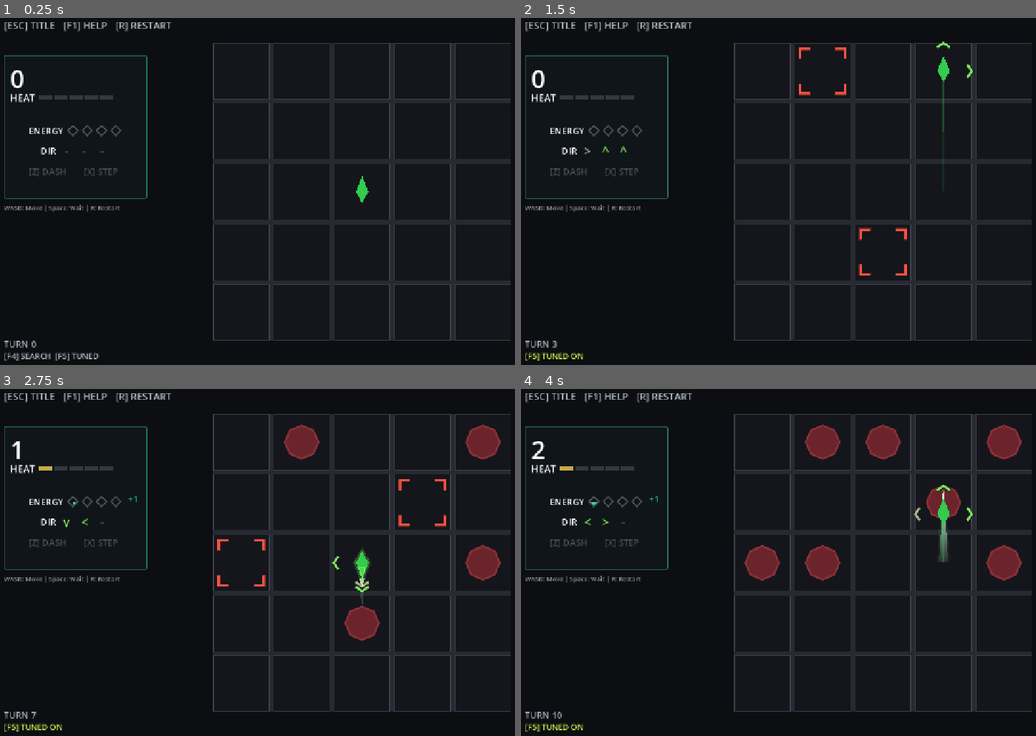
Above: before the commit, frames 1-4 (two rows, left to right).
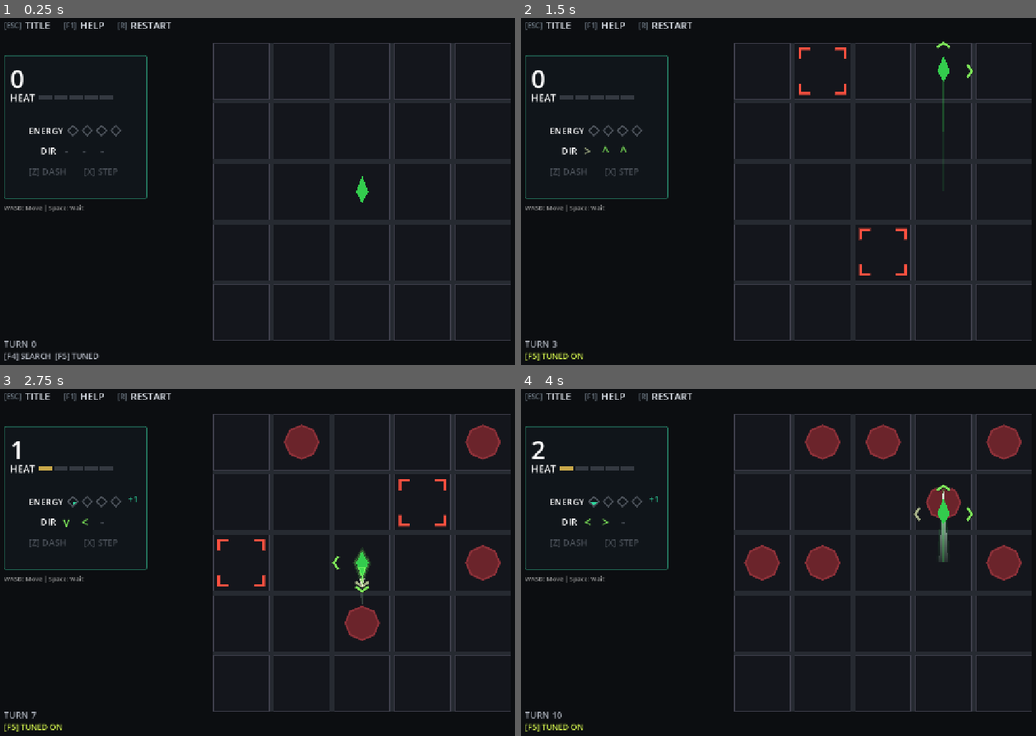
Above: after the commit, the same moments.

Repository: Periodev/DIR_03
Game: Godot game, scene res://scenes/extra_mode/extra_mode.tscn
Two runs of this game, one before a commit and one after it. Both use one fixed random seed, a clock stepped at 60 frames per second and the inputs below. This scene is started directly instead of the project's main scene. Sound files missing from this copy of the repository are replaced by a short silence.
Inputs (mouse positions are in pixels of both pictures, inside the frame that each line leads up to):
- Up to frame 1 (0.25 s): no input
- Up to frame 2 (1.5 s): tap Enter at 0.5 s; move the mouse to (927, 174) at 0.52 s; hold Right (move_right) 0.53-1.28 s; hold X (install_vector) 0.53-1.28 s; click (927, 174) at 0.67 s; tap F5 (reset_level) at 1.25 s; move the mouse to (685, 208) at 1.27 s; hold Down (move_down) from 1.28 s (still down); tap Space (trigger_vector) at 1.35 s
- Up to frame 3 (2.75 s): move the mouse to (339, 482) at 2.02 s; release Down (move_down) at 2.03 s; hold Right (move_right) from 2.03 s (still down); hold Z (undo_command) from 2.03 s (still down)
- Up to frame 4 (4 s): move the mouse to (773, 635) at 2.77 s; release Right (move_right) at 2.78 s; release Z (undo_command) at 2.78 s; hold Up (move_up) 2.78-3.53 s; tap Enter at 2.85 s; click (773, 635) at 2.92 s; move the mouse to (974, 618) at 3.52 s; hold Left (move_left) from 3.53 s (still down); tap Keypad Enter at 3.6 s

The runs differ from the first frame. In frame 1, 0.4% of the frame differs, in the area x 0-34%, y 1-56%; in frame 2, 0.4%; in frame 3, 0.4%; in frame 4, 0.4%.

Commit message:
Align the EXTRA help page to one spine, and separate nav keys from their actions
Help page layout, all of it alignment rather than content:

- Diagrams top-align with their heading instead of centring against the
  copy. Centred, each row's gap depended on how many body lines it had,
  which is what opened the hole under the HEAT heading.
- One left edge for prose. The ability table's cost column is now sized
  from BODY_COLUMN_X, so STEP/DASH detail starts exactly where the
  diagram rows' text does instead of 120px to its left.
- Shared columns inside the diagrams. The before/arrow/after positions
  are named constants and the arrow is one helper, so the three arrows
  line up down the page. The spawn-warning row has a single "before"
  cell, so it is centred in the band the other rows fill with a pair --
  sharing the arrow and result columns matters more than sharing the
  left edge, since the arrow is what the eye tracks.
- Section headings drop to 16px. At the row headings' size the two
  levels competed and the brighter row headings won, inverting the
  hierarchy; as small muted labels they group their rows instead.
- STEP and DASH get more air between them than between their own two
  lines, and their name/cost top-align with the detail's first line.

HUD nav row: built from separate labels rather than one string. As a
single run at one colour and size, "[ESC] TITLE" read as one blurred
token; the key is now smaller and muted so the action word carries the
row. "R: Restart" is dropped from the turn-action hint below, since the
nav row names it permanently.

Also repairs 11 regexes in verify_v11_static.ps1 that had \r?\n written
as real line breaks. Under CRLF that asks for CR CR LF, which never
appears in a source file, so those checks could not pass -- two were
failing outright. The rules they cover were correct; only the checks
were broken. The nav check is rewritten to pin the intent (three
key/action pairs, distinct colours) rather than the old single-string
form.

Verified: Godot parser clean, 194 static checks pass with none failing
(was 191 passing and 2 failing), both EXTRA runtime scripts, 48 Python
tests.

Co-Authored-By: Claude Opus 5 <noreply@anthropic.com>

Diff:
--- a/scripts/extra_mode/HUD.gd
+++ b/scripts/extra_mode/HUD.gd
@@ -13,6 +13,8 @@
 const DIRECTION_EXPIRING_COLOR := Color("#AAB58A")
 const DIRECTION_EMPTY_COLOR := Color("#4A5058")
 const DASH_AVAILABLE_COLOR := Color("#DFFFE9")
+const NAV_KEY_COLOR := Color("#6E7A85")
+const NAV_ACTION_COLOR := Color(0.86, 0.88, 0.91)
 const SIDEBAR_MARGIN := 20.0
 const SIDEBAR_WIDTH := 320.0
 const NAV_ROW_TOP := 12.0
@@ -31,7 +33,7 @@
 const ENERGY_ROW_CONTENT_WIDTH := 205.0
 const ENERGY_GAIN_WIDTH := 44.0
 
-var nav_label: Label
+var nav_row: HBoxContainer
 var status_group_panel: PanelContainer
 var score_label: Label
 var score_bonus_label: Label
@@ -66,12 +68,14 @@
 var _energy_flash_tweens: Array[Tween] = []
 
 func _ready() -> void:
-	nav_label = Label.new()
-	nav_label.text = "[ESC] TITLE   [F1] HELP   [R] RESTART"
-	nav_label.add_theme_font_size_override("font_size", 22)
-	nav_label.add_theme_color_override("font_color", Color(0.72, 0.74, 0.78))
-	nav_label.horizontal_alignment = HORIZONTAL_ALIGNMENT_LEFT
-	add_child(nav_label)
+	# Built from separate labels rather than one string: as a single run of text
+	# at one colour and size, the key and the thing it does read as one blurred
+	# token. The key is set smaller and muted so the action word carries the row.
+	nav_row = HBoxContainer.new()
+	nav_row.add_theme_constant_override("separation", 30)
+	add_child(nav_row)
+	for entry in [["ESC", "TITLE"], ["F1", "HELP"], ["R", "RESTART"]]:
+		nav_row.add_child(_nav_entry(String(entry[0]), String(entry[1])))
 
 	status_group_panel = PanelContainer.new()
 	status_group_panel.mouse_filter = Control.MOUSE_FILTER_IGNORE
@@ -232,7 +236,7 @@
 	hold_container = direction_row
 
 	message_label = Label.new()
-	message_label.text = "WASD: Move | Space: Wait | R: Restart"
+	message_label.text = "WASD: Move | Space: Wait"
 	message_label.add_theme_font_size_override("font_size", 14)
 	message_label.horizontal_alignment = HORIZONTAL_ALIGNMENT_LEFT
 	message_label.position = Vector2(
@@ -490,8 +494,27 @@
 	for slot in energy_slots:
 		slot.modulate = Color.WHITE
 
+func _nav_entry(key: String, action: String) -> HBoxContainer:
+	var entry := HBoxContainer.new()
+	entry.add_theme_constant_override("separation", 8)
+	var key_label := Label.new()
+	key_label.text = "[%s]" % key
+	key_label.add_theme_font_size_override("font_size", 16)
+	key_label.add_theme_color_override("font_color", NAV_KEY_COLOR)
+	key_label.vertical_alignment = VERTICAL_ALIGNMENT_CENTER
+	entry.add_child(key_label)
+	var action_label := Label.new()
+	action_label.text = action
+	action_label.add_theme_font_size_override("font_size", 22)
+	action_label.add_theme_color_override("font_color", NAV_ACTION_COLOR)
+	action_label.vertical_alignment = VERTICAL_ALIGNMENT_CENTER
+	entry.add_child(action_label)
+	return entry
+
 func update_state(_state: int) -> void:
-	message_label.text = "WASD: Move | Space: Wait | R: Restart"
+	# R is already named in the nav row above; repeating it here spends the
+	# turn-action hint on a key the player can always see.
+	message_label.text = "WASD: Move | Space: Wait"
 
 func show_game_over(final_score: int, max_tier5_streak: int) -> void:
 	gameover_score.text = str(final_score)
@@ -501,8 +524,8 @@
 func _layout_ui() -> void:
 	var viewport_size: Vector2 = get_viewport().get_visible_rect().size
 	var sidebar_width: float = min(SIDEBAR_WIDTH, viewport_size.x - SIDEBAR_MARGIN * 2.0)
-	nav_label.position = Vector2(SIDEBAR_MARGIN, NAV_ROW_TOP)
-	nav_label.size = Vector2(NAV_ROW_WIDTH, 32)
+	nav_row.position = Vector2(SIDEBAR_MARGIN, NAV_ROW_TOP)
+	nav_row.size = Vector2(NAV_ROW_WIDTH, 32)
 	status_group_panel.position = Vector2(SIDEBAR_MARGIN, STATUS_GROUP_TOP)
 	status_group_panel.size = Vector2(sidebar_width, STATUS_GROUP_HEIGHT)
 	score_label.position = Vector2(STATUS_CONTENT_LEFT, SCORE_ROW_TOP)
--- a/scripts/extra_mode/HelpPanel.gd
+++ b/scripts/extra_mode/HelpPanel.gd
@@ -25,6 +25,12 @@
 const RULE_BODY_COLOR := Color(0.54, 0.57, 0.62)
 
 const PANEL_SIZE := Vector2(900, 700)
+
+# One spine for the whole page: every section keeps a left column exactly this
+# wide, so diagram rows and the ability table start their prose at the same x.
+const GLYPH_WIDTH := 248.0
+const GLYPH_GUTTER := 18.0
+const BODY_COLUMN_X := GLYPH_WIDTH + GLYPH_GUTTER
 
 func _init() -> void:
 	visible = false
@@ -113,9 +119,14 @@
 func _section(parent: Node, heading: String) -> void:
 	# The tight row rhythm keeps the page on one screen, so each heading buys
 	# back its own separation instead of widening the gap between every row.
+	#
+	# Set smaller than the row headings on purpose. At the same size the two
+	# levels competed, and the brighter row headings won -- which read as the
+	# outer level and inverted the hierarchy. As a small muted label the section
+	# name groups its rows without claiming to outrank them.
 	var pad := MarginContainer.new()
-	pad.add_theme_constant_override("margin_top", 8)
-	pad.add_child(_text(heading, 20, HEADING_COLOR))
+	pad.add_theme_constant_override("margin_top", 16)
+	pad.add_child(_text(heading, 16, HEADING_COLOR))
 	parent.add_child(pad)
 
 func _key_column(rows: Array) -> VBoxContainer:
@@ -134,8 +145,10 @@
 func _ability_table() -> GridContainer:
 	var table := GridContainer.new()
 	table.columns = 3
-	table.add_theme_constant_override("h_separation", 18)
-	table.add_theme_constant_override("v_separation", 4)
+	table.add_theme_constant_override("h_separation", int(GLYPH_GUTTER))
+	# Each entry is two lines of prose, so they need more air between them than
+	# between their own lines or the pair reads as one four-line block.
+	table.add_theme_constant_override("v_separation", 14)
 	_add_ability_row(
 		table,
 		"STEP (X)",
@@ -153,11 +166,19 @@
 	return table
 
 func _add_ability_row(table: GridContainer, ability: String, cost: String, detail: String) -> void:
+	const ABILITY_COLUMN_X := 92.0
 	var ability_label := _text(ability, 17, BODY_COLOR)
-	ability_label.custom_minimum_size.x = 92.0
+	ability_label.custom_minimum_size.x = ABILITY_COLUMN_X
+	# Top-aligned against the detail's first line. Left to centre themselves,
+	# the name and cost drift down beside a two-line detail and stop reading as
+	# that line's label.
+	ability_label.size_flags_vertical = Control.SIZE_SHRINK_BEGIN
 	table.add_child(ability_label)
 	var cost_label := _text(cost, 15, HEADING_COLOR)
-	cost_label.custom_minimum_size.x = 72.0
+	# Sized so ability + cost + both gutters land the detail text on
+	# BODY_COLUMN_X, the same left edge the diagram rows use.
+	cost_label.custom_minimum_size.x = BODY_COLUMN_X - ABILITY_COLUMN_X - GLYPH_GUTTER * 2.0
+	cost_label.size_flags_vertical = Control.SIZE_SHRINK_BEGIN
 	table.add_child(cost_label)
 	table.add_child(_text(detail, 15, DIM_COLOR))
 
@@ -169,11 +190,16 @@
 
 func _loop_row(kind: int, heading: String, body: String) -> HBoxContainer:
 	var row := HBoxContainer.new()
-	row.add_theme_constant_override("separation", 18)
-	row.add_child(_glyph(kind, Vector2(248, 72)))
+	row.add_theme_constant_override("separation", GLYPH_GUTTER)
+	# Both halves start at the row's top edge. Centring the copy against a
+	# fixed-height diagram made every row's gap depend on how many body lines it
+	# had, which is what opened the hole under the HEAT heading.
+	var glyph := _glyph(kind, Vector2(GLYPH_WIDTH, 72))
+	glyph.size_flags_vertical = Control.SIZE_SHRINK_BEGIN
+	row.add_child(glyph)
 	var copy := VBoxContainer.new()
 	copy.add_theme_constant_override("separation", 4)
-	copy.alignment = BoxContainer.ALIGNMENT_CENTER
+	copy.alignment = BoxContainer.ALIGNMENT_BEGIN
 	copy.add_child(_text(heading, 20, BODY_COLOR))
 	copy.add_child(_text(body, 15, RULE_BODY_COLOR))
 	row.add_child(copy)
@@ -248,28 +274,47 @@
 	const CELL_TOP := 9.0
 	const MID := 36.0
 
+	# Three fixed columns shared by every diagram, so the connectors and the
+	# "after" shapes line up down the page instead of drifting per row:
+	# the before state, the arrow, then the result.
+	const BEFORE_X := 4.0
+	const BEFORE_SECOND_X := 82.0
+	const BEFORE_RIGHT := BEFORE_SECOND_X + CELL
+	const ARROW_START_X := 150.0
+	const ARROW_END_X := 172.0
+	const ARROW_TIP_X := 178.0
+	const AFTER_X := 180.0
+
 	func _draw_bank() -> void:
 		# Player steps right into an empty cell, and the direction it moved
 		# appears as a banked chevron.
-		_cell(Vector2(4, CELL_TOP), CELL)
-		_cell(Vector2(82, CELL_TOP), CELL)
-		_diamond(Vector2(31, MID), 14, DIRExtraHelpPanel.PLAYER_COLOR)
-		_chevron(Vector2(78, MID), 10, 9, DIRExtraHelpPanel.DIM_COLOR)
-		draw_line(Vector2(150, MID), Vector2(172, MID), DIRExtraHelpPanel.DIM_COLOR, 2.0)
-		_chevron(Vector2(178, MID), 8, 7, DIRExtraHelpPanel.DIM_COLOR)
-		# The banked slot it produces.
-		_chevron(Vector2(214, MID), 12, 11, DIRExtraHelpPanel.DIRECTION_COLOR)
+		_cell(Vector2(BEFORE_X, CELL_TOP), CELL)
+		_cell(Vector2(BEFORE_SECOND_X, CELL_TOP), CELL)
+		_diamond(Vector2(BEFORE_X + 27, MID), 14, DIRExtraHelpPanel.PLAYER_COLOR)
+		_chevron(Vector2(BEFORE_SECOND_X - 4, MID), 10, 9, DIRExtraHelpPanel.DIM_COLOR)
+		_arrow()
+		# The banked slot it produces, centred on the result column.
+		_chevron(Vector2(AFTER_X + 33, MID), 12, 11, DIRExtraHelpPanel.DIRECTION_COLOR)
 
 	func _draw_kill() -> void:
 		# The banked chevron is spent, and the enemy beside the player dies.
-		_cell(Vector2(4, CELL_TOP), CELL)
-		_cell(Vector2(82, CELL_TOP), CELL)
-		_diamond(Vector2(31, MID), 14, DIRExtraHelpPanel.PLAYER_COLOR)
-		_octagon(Vector2(109, MID), 19)
-		_chevron(Vector2(78, MID), 10, 9, DIRExtraHelpPanel.DIRECTION_COLOR)
-		draw_line(Vector2(150, MID), Vector2(172, MID), DIRExtraHelpPanel.DIM_COLOR, 2.0)
-		_cell(Vector2(180, CELL_TOP), CELL)
-		_diamond(Vector2(207, MID), 14, DIRExtraHelpPanel.PLAYER_COLOR)
+		_cell(Vector2(BEFORE_X, CELL_TOP), CELL)
+		_cell(Vector2(BEFORE_SECOND_X, CELL_TOP), CELL)
+		_diamond(Vector2(BEFORE_X + 27, MID), 14, DIRExtraHelpPanel.PLAYER_COLOR)
+		_octagon(Vector2(BEFORE_SECOND_X + 27, MID), 19)
+		_chevron(Vector2(BEFORE_SECOND_X - 4, MID), 10, 9, DIRExtraHelpPanel.DIRECTION_COLOR)
+		_arrow()
+		_cell(Vector2(AFTER_X, CELL_TOP), CELL)
+		_diamond(Vector2(AFTER_X + 27, MID), 14, DIRExtraHelpPanel.PLAYER_COLOR)
+
+	func _arrow() -> void:
+		draw_line(
+			Vector2(ARROW_START_X, MID),
+			Vector2(ARROW_END_X, MID),
+			DIRExtraHelpPanel.DIM_COLOR,
+			2.0
+		)
+		_chevron(Vector2(ARROW_TIP_X, MID), 8, 7, DIRExtraHelpPanel.DIM_COLOR)
 
 	func _draw_cool() -> void:
 		# A full meter exposes the actual five-stage heat palette.
@@ -285,12 +330,17 @@
 	func _draw_warning() -> void:
 		# Match the board's corner warning exactly; a separate outline shape would
 		# look like a fourth cell state.
-		_cell(Vector2(4, CELL_TOP), CELL)
-		_draw_warning_corners(Vector2(4, CELL_TOP), CELL)
-		draw_line(Vector2(74, MID), Vector2(96, MID), DIRExtraHelpPanel.DIM_COLOR, 2.0)
-		_chevron(Vector2(102, MID), 8, 7, DIRExtraHelpPanel.DIM_COLOR)
-		_cell(Vector2(118, CELL_TOP), CELL)
-		_octagon(Vector2(145, MID), 19)
+		#
+		# This row's "before" is one cell rather than a pair, so it is centred in
+		# the same band the other rows fill with two. Sharing the arrow and result
+		# columns matters more than sharing the left edge: the arrow is what the
+		# eye tracks down the page.
+		var before_x: float = BEFORE_X + (BEFORE_RIGHT - BEFORE_X - CELL) * 0.5
+		_cell(Vector2(before_x, CELL_TOP), CELL)
+		_draw_warning_corners(Vector2(before_x, CELL_TOP), CELL)
+		_arrow()
+		_cell(Vector2(AFTER_X, CELL_TOP), CELL)
+		_octagon(Vector2(AFTER_X + 27, MID), 19)
 
 	func _draw_warning_corners(at: Vector2, cell_size: float) -> void:
 		const INSET := 7.0
Not shown, changed: tools/verify_v11_static.ps1
